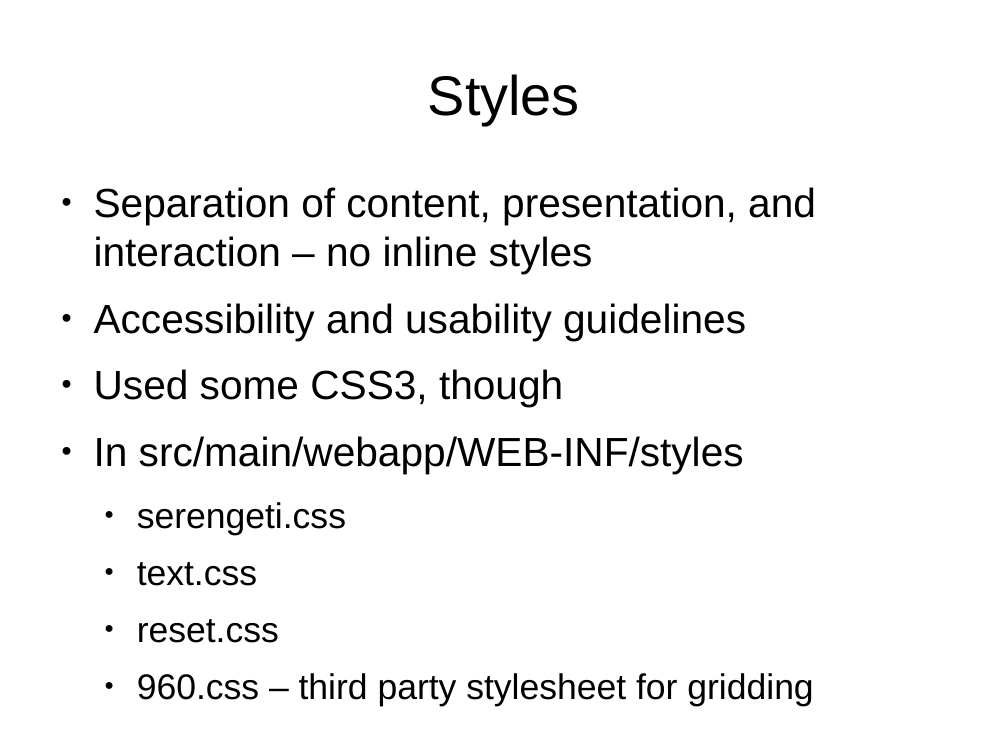
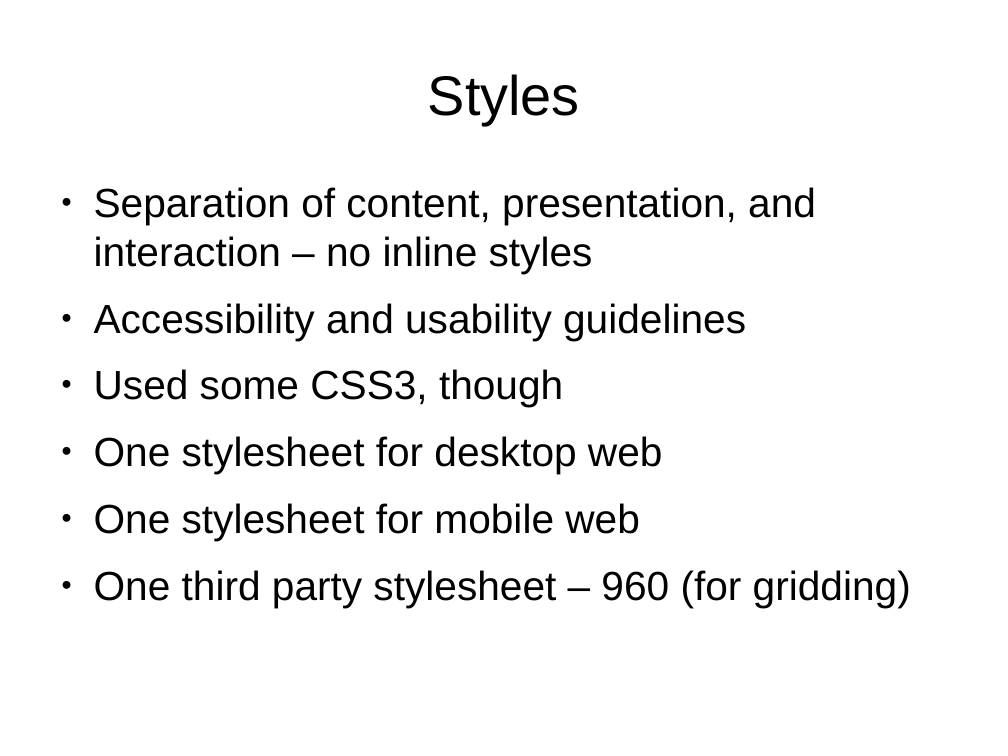
Before and after one commit to lmucs/playserengeti, a slide deck: slide 14 of serengeti/src/site/serengeti.odp (slide 15 before the commit). Drawn at 1008x756 pixels with LibreOffice and Linux fonts; fonts in the diff are those of the drawing. Boxes give left, top, right and bottom in pixels: in the first picture for what was removed or moved away, otherwise in the second. Text is boxed around its words. In the diff, an @@ line names an element or a change of style, - is before the commit and + after.

```diff
--- a/serengeti/src/site/serengeti.odp
+++ b/serengeti/src/site/serengeti.odp
@@ text at <box>94,436,911,607</box>: text changed; size 28 to 32 pt @@
-● In src/main/webapp/WEB-INF/styles
-  ● serengeti.css
-  ● text.css
-  ● reset.css
-  ● 960.css – third party stylesheet for gridding
+● One stylesheet for desktop web
+● One stylesheet for mobile web
+● One third party stylesheet – 960 (for gridding)
```
Also in this commit, not shown: 8 other slides changed, 7 slides added, 8 slides removed.
